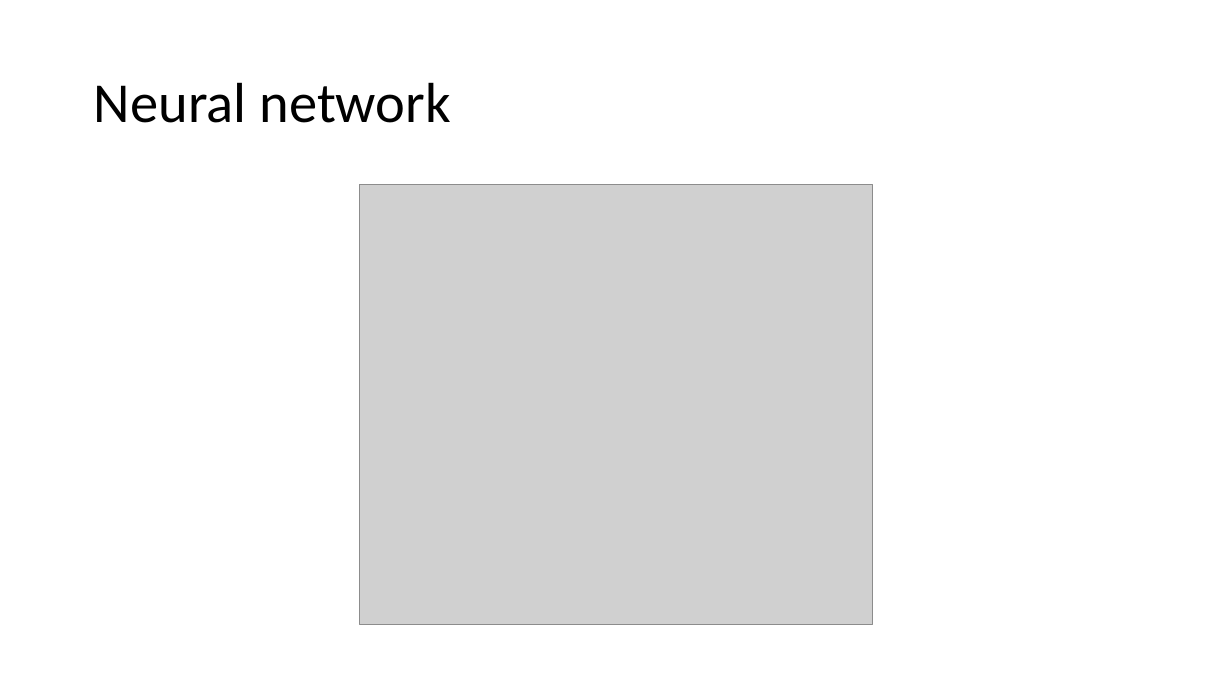
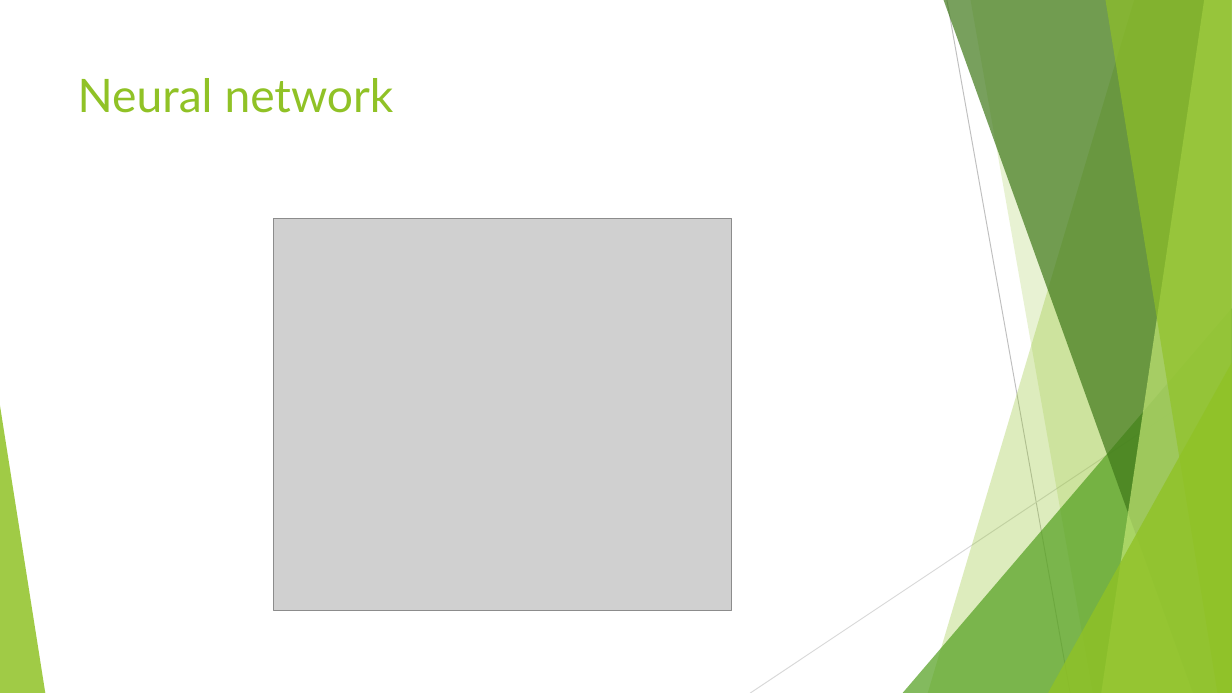
Before and after one commit to bodzio50318/genAiWorkshop, a slide deck: slide 4 of AiDem.pptm. Drawn at 1232x693 pixels with LibreOffice and Linux fonts; fonts in the diff are those of the drawing; grey boxes stand for pictures. Boxes give left, top, right and bottom in pixels: in the first picture for what was removed or moved away, otherwise in the second. Text is boxed around its words. In the diff, an @@ line names an element or a change of style, - is before the commit and + after.

```diff
--- a/AiDem.pptm
+++ b/AiDem.pptm
@@ title "Neural network": place and size @@
-title "Neural network" at <box>94,82,451,123</box>
+title "Neural network" at <box>78,78,394,113</box>
@@ title "Neural network" at <box>78,78,394,113</box>: size 44 to 36 pt, font Calibri to Lato, text colour #000000 to #90C226; line spacing 0.9 to 1; vertical alignment middle to top @@
@@ picture: place and size @@
-picture at <box>360,185,873,625</box>
+picture at <box>274,218,732,610</box>
@@ group added at <box>0,0,1232,693</box>: 5 freeform shapes, 3 triangles, 2 lines @@
```
Also in this commit, not shown: 21 other slides changed, 1 slide added, 3 other files.
